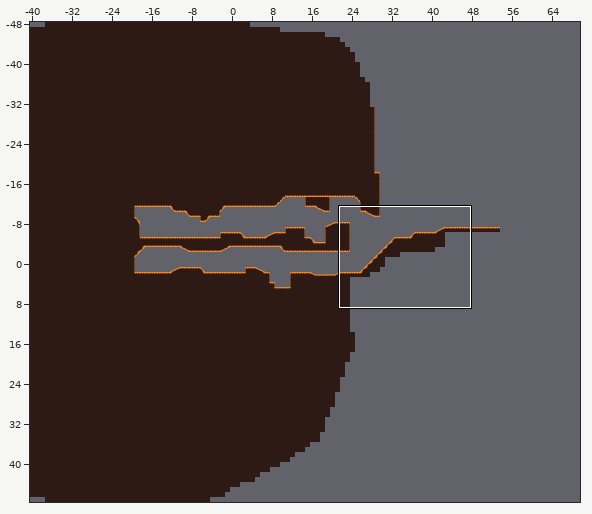
Tiled map: LeafLegends/Assets/Tilemaps/Level1.tmx. Above: a wide view before the commit, with the close-up outlined.
Close-up. As it was:
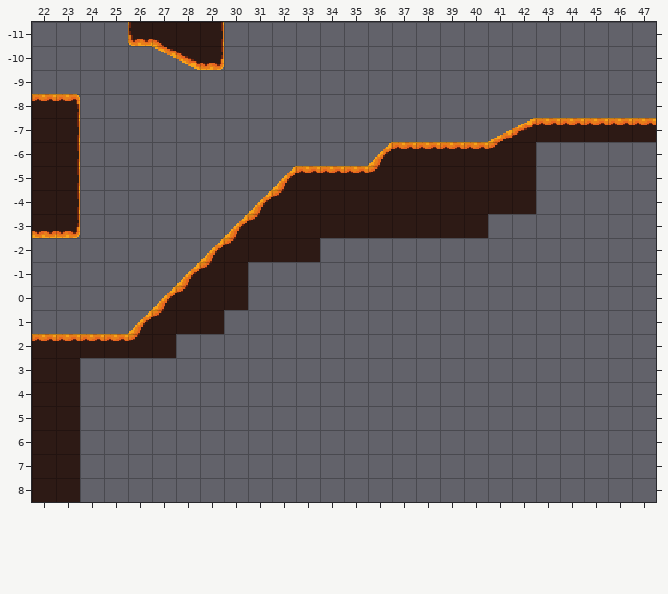
Cells are 16x16 px. Shown: x 22..47, y -11..8. The commit also changed other parts of the map, which this record leaves out.
New version:
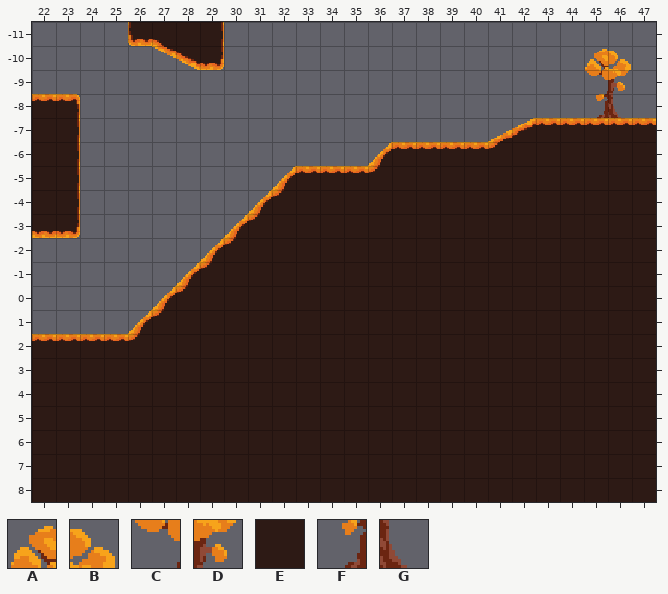
Key: from "MainTileset": A 24, B 25, C 40, D 41, E 49, F 56, G 57.
_ is an empty cell.
Tiles of an added or newly shown layer are drawn over the layers below it.
What changed:
Layer "Terrain":
y -6..-4: x 43..47 _____ -> EEEEE
y -3: x 41..47 _______ -> EEEEEEE
y -2: x 34..47 ______________ -> EEEEEEEEEEEEEE
y -1..0: x 31..47 _________________ -> EEEEEEEEEEEEEEEEE
y 1: x 30..47 __________________ -> EEEEEEEEEEEEEEEEEE
y 2: x 28..47 ____________________ -> EEEEEEEEEEEEEEEEEEEE
y 3..8: x 24..47 ________________________ -> EEEEEEEEEEEEEEEEEEEEEEEE
Layer "Background" (now shown):
y -10: x 45..46 __ -> AB
y -9: x 45..46 __ -> CD
y -8: x 45..46 __ -> FG
